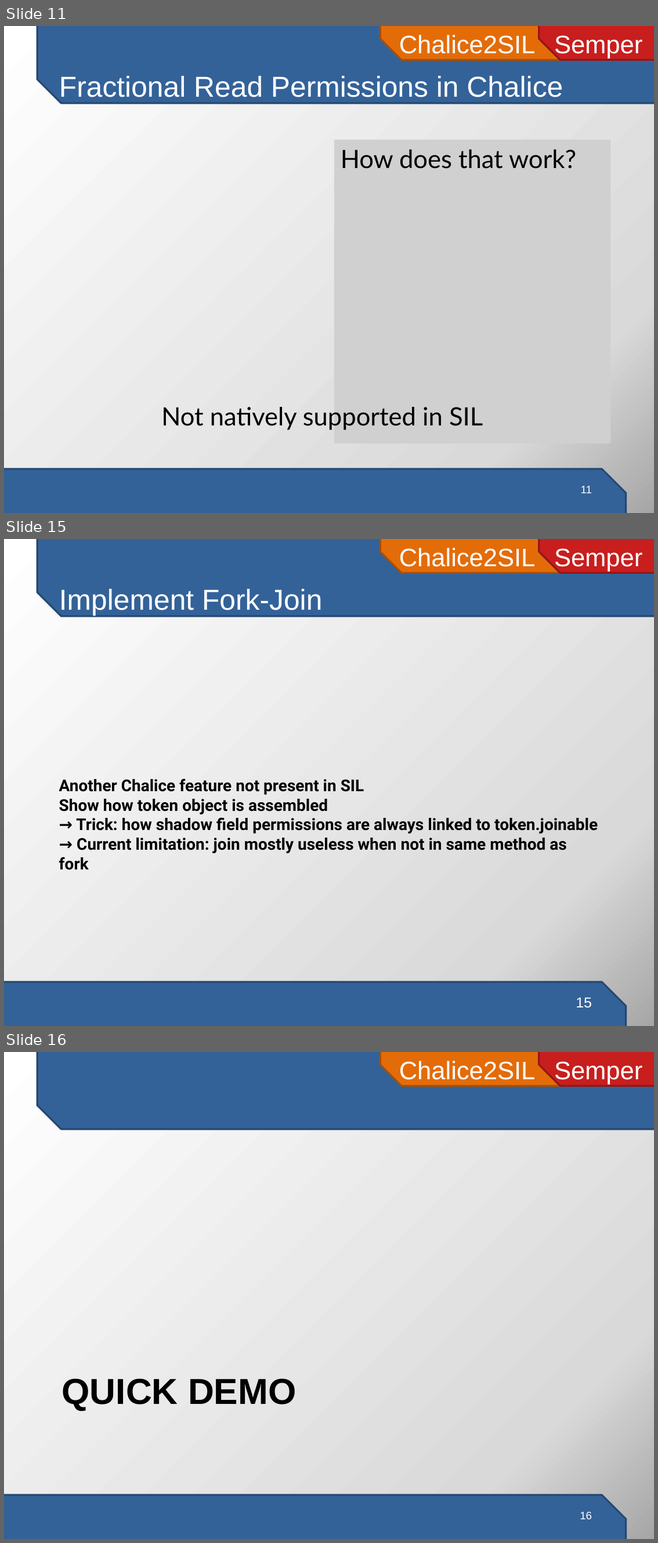
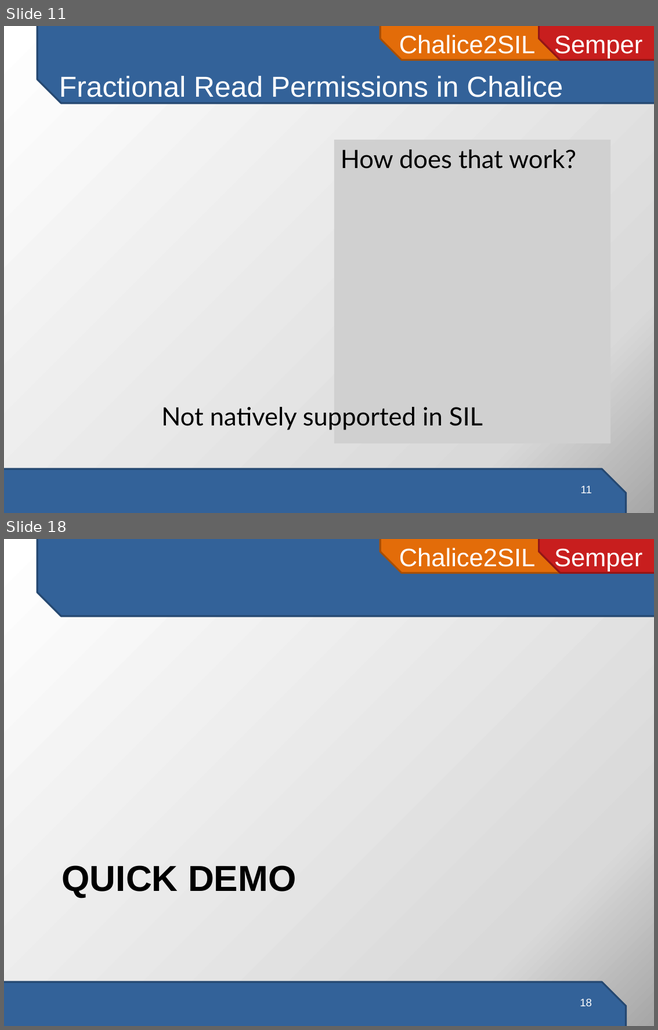
Before and after one commit to viperproject/chalice2silver, a slide deck: chalice2sil/doc/presentation/chalice2sil-presentation.pptx. Shown one above the other, each under a label of ours: slides 11, 15 and 16 before the commit, slides 11 and 18 after it; the slides between them are not shown. The pictures are 658x1543 and 658x1030 pixels, drawn with LibreOffice and Linux fonts; fonts in the diff are those of the drawing; grey boxes stand for pictures. Boxes give left, top, right and bottom in pixels: in the first picture for what was removed or moved away, otherwise in the second. Text is boxed around its words. In the diff, an @@ line names an element or a change of style, - is before the commit and + after.

Commit message:
Update to latest SILAST, presentation, invalidOld.chalice

```diff
--- a/chalice2sil/doc/presentation/chalice2sil-presentation.pptx
+++ b/chalice2sil/doc/presentation/chalice2sil-presentation.pptx
@@ slide 15 removed at [4,539,654,1026], background gradient #FFFFFF to #D9D9D9 to #A6A6A6; not listed: 4 template elements that a slide beside it also shows @@
@@ title removed at [59,589,322,616] @@
-Implement Fork-Join
@@ text removed at [59,779,597,870] @@
-Another Chalice feature not present in SIL
-Show how token object is assembled
-→ Trick: how shadow field permissions are always linked to token.joinable
-→ Current limitation: join mostly useless when not in same method as fork
@@ page number removed at [575,998,592,1008] @@
-15
@@ what was slide 16 is now slide 18 @@
```
Also in this commit, not shown: 1 slide changed, 7 slides added, 3 other slides removed, 5 other files.
